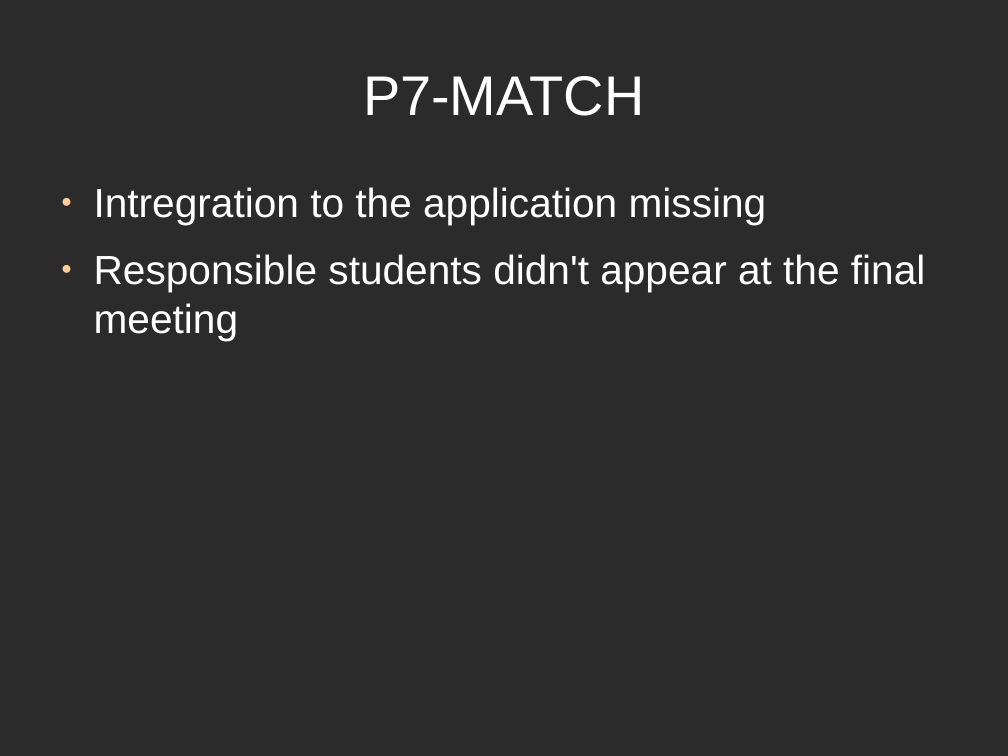
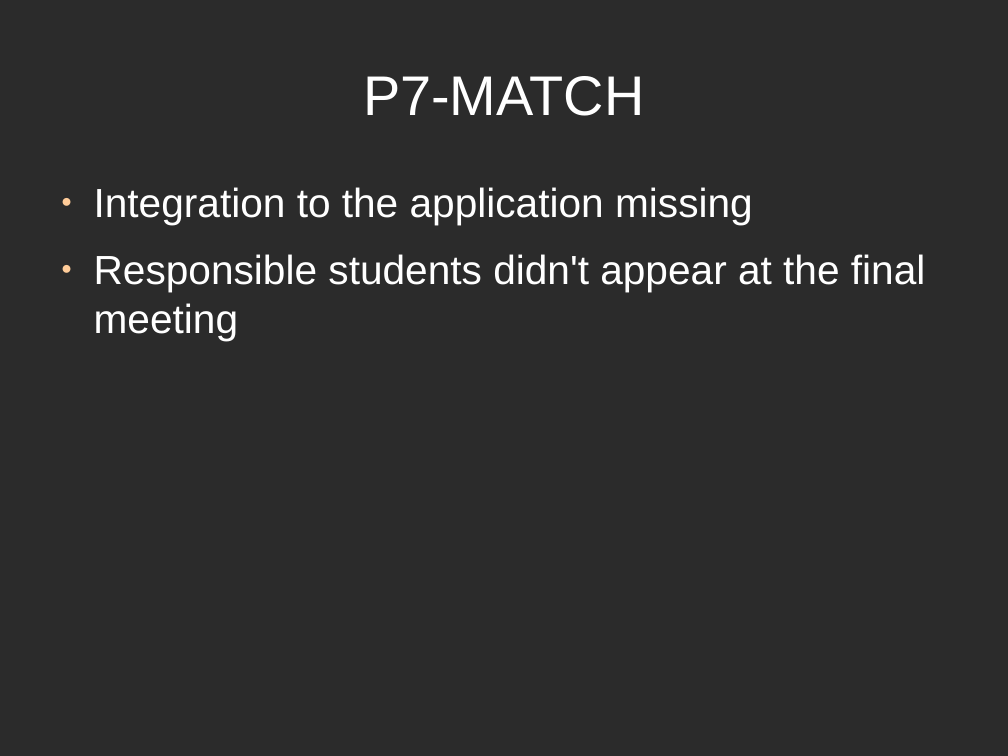
Before and after one commit to djjorjinho/mutworange_2011, a slide deck: slide 21 of documents/presentation/final_presentation.odp. Drawn at 1008x756 pixels with LibreOffice and Linux fonts; fonts in the diff are those of the drawing; background and template pictures are left out; a plain dark background stands for a picture behind light text. Boxes give left, top, right and bottom in pixels: in the first picture for what was removed or moved away, otherwise in the second. Text is boxed around its words. In the diff, an @@ line names an element or a change of style, - is before the commit and + after.

Commit message:
few changes

```diff
--- a/documents/presentation/final_presentation.odp
+++ b/documents/presentation/final_presentation.odp
@@ text at [94,187,753,225]: text changed @@
-● Intregration to the application missing
+● Integration to the application missing
```
Also in this commit, not shown: 3 other slides changed.
